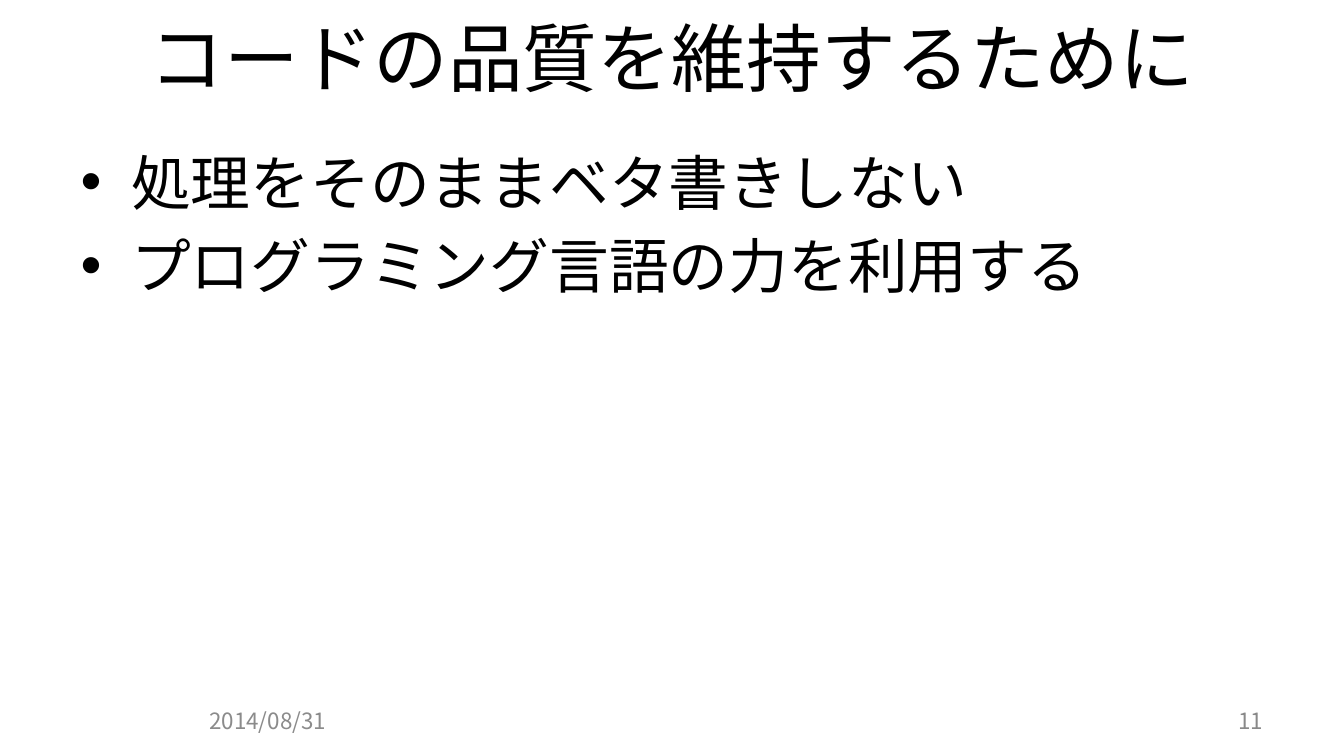
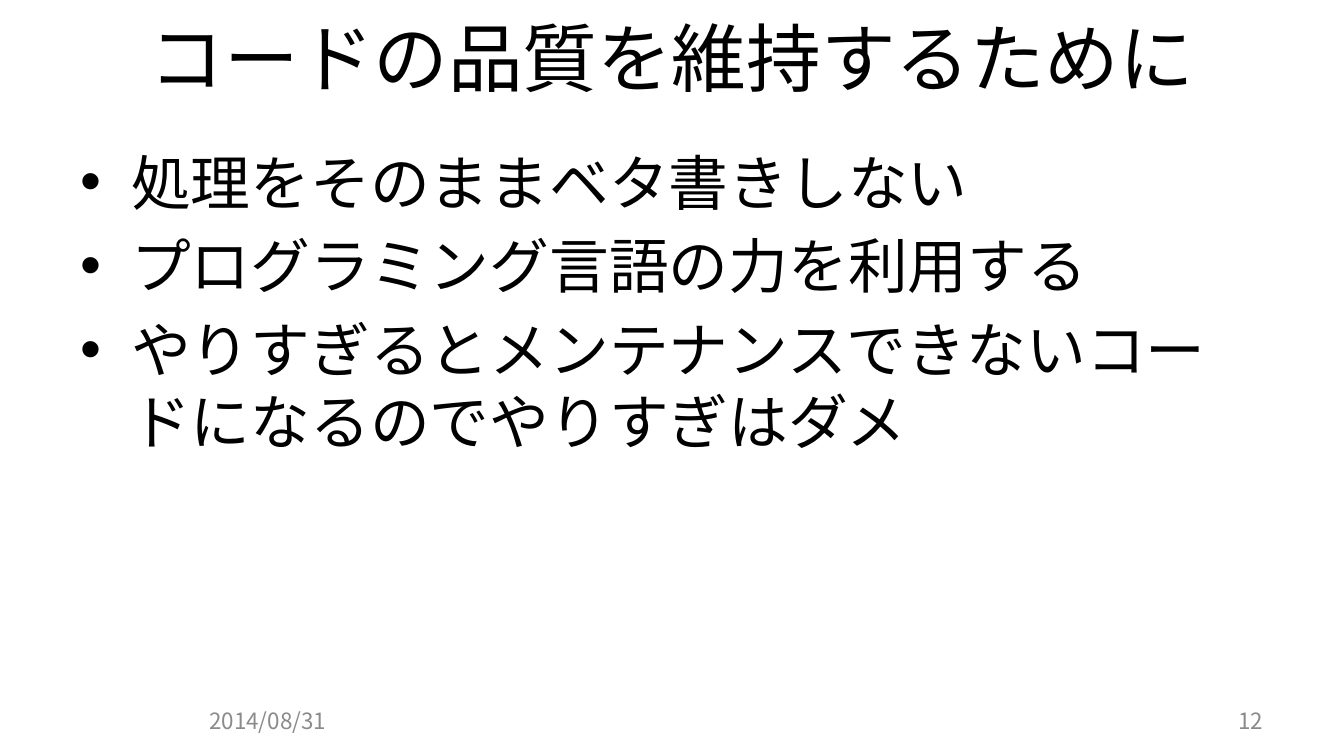
Before and after one commit to JCGS/CEDEC2014, a slide deck: slide 12 of chiyama/2014cedec_chiyama.pptx (slide 11 before the commit). Drawn at 1344x756 pixels with LibreOffice and Linux fonts; fonts in the diff are those of the drawing; background and template pictures are left out. Boxes give left, top, right and bottom in pixels: in the first picture for what was removed or moved away, otherwise in the second. Text is boxed around its words. In the diff, an @@ line names an element or a change of style, - is before the commit and + after.

```diff
--- a/chiyama/2014cedec_chiyama.pptx
+++ b/chiyama/2014cedec_chiyama.pptx
@@ text at (131, 322, 1205, 448): paragraph added @@
+• やりすぎるとメンテナンスできないコードになるのでやりすぎはダメ
@@ page number at (1238, 712, 1263, 729): text changed @@
-11
+12
```
Also in this commit, not shown: 7 other slides changed, 1 slide added, 1 other file.
